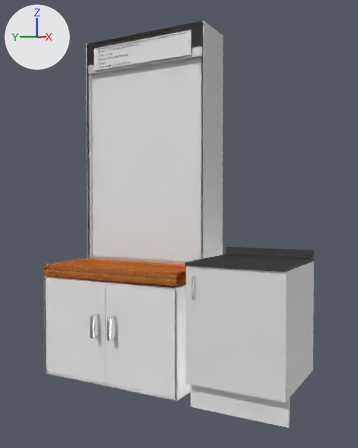
The Blender file SecuenciaLabSimulator/Assets/Prefabs/V0.1 - Aparato Control Secuencial.blend as it was, and as the next commit left it.
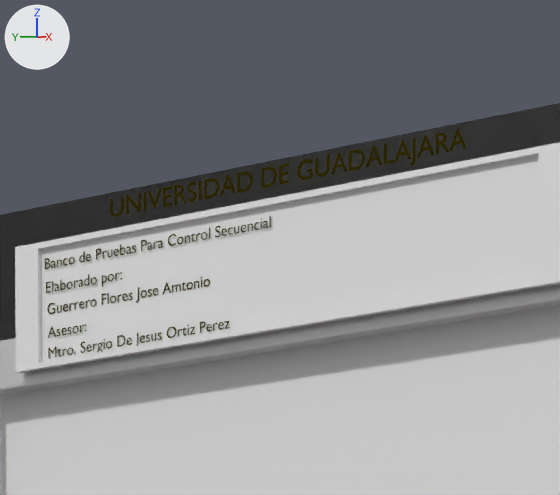
There are two pictures of each version: one whole from a camera (50 mm lens) standing at (-19.42, -11.97, 7.35) and looking at (-1.51, -2.25, 6.72), one close up on the part from 25% to 53% of the width and 1% to 21% of the height. Every picture has the same lights, and +X, +Y and +Z are marked at upper left.

Objects in the first close-up: 'Asesor', 'Cube', 'ElaboradoPor', 'NombreAsesor', 'NombreElaborado', 'NombreMaquina', 'ParedFrontalSuperior', 'ParteSuperiorMaquina', 'UDG'.
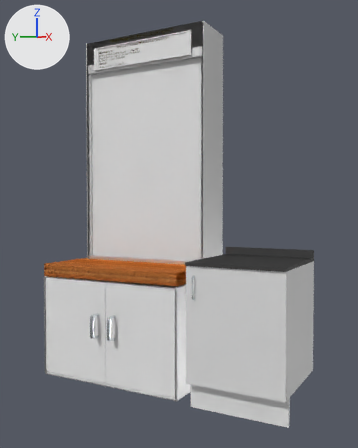
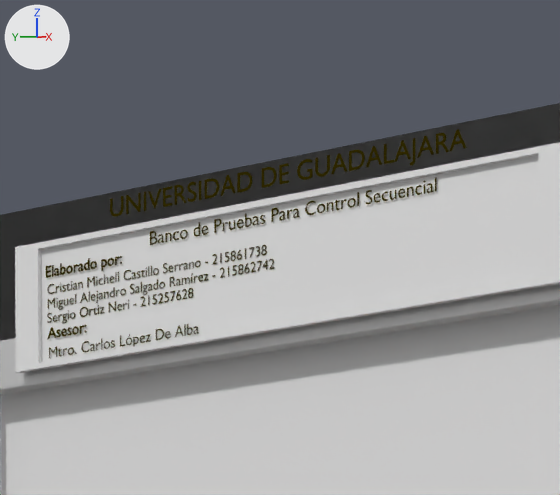
What changed in the scene script:
```text
Change txt_text_002:
    add txt_text_002.offset = 0.02
Change txt_text_005:
    txt_text_005.body: 'Mtro. Sergio De Jesus Ortiz Perez' -> 'Mtro. Carlos López De Alba'
Change txt_text_003:
    txt_text_003.body: 'Guerrero Flores Jose Amtonio' -> 'Cristian Michell Castillo Serrano - 215861738\nMiguel Alejandro Salgado Ramírez - 215862742\nSergio Ortiz Neri - 215257628\n'
    remove txt_text_003.align_x = 'CENTER'
    add txt_text_003.size = 0.9
Change txt_text_001:
    add txt_text_001.size = 1.2
Change ob_asesor:
    ob_asesor.location: (-1.022, 1.95, 13.917) -> (-1.022, 1.95, 13.911)
Change ob_elaboradopor:
    ob_elaboradopor.location: (-1.022, 1.787, 14.277) -> (-1.022, 1.787, 14.401)
Change ob_nombreasesor:
    ob_nombreasesor.location: (-1.022, 1.268, 13.753) -> (-1.022, 1.409, 13.753)
Change ob_nombreelaborado:
    ob_nombreelaborado.location: (-1.014, 1.367, 14.107) -> (-1.014, 2.158, 14.267)
Change ob_nombremaquina:
    ob_nombremaquina.location: (-1.022, 1.092, 14.467) -> (-1.022, -0.156, 14.503)
```

Pixel boxes (x1, y1, x2, y2) of what changed, in the close-ups (560 x 495 px):
'NombreElaborado', text changed, moved: before (47, 277, 210, 314); after (47, 245, 274, 323)
'NombreMaquina', reshaped, moved (27% wider, 28% taller): before (45, 216, 271, 269); after (150, 177, 437, 245)
'NombreAsesor', text changed, moved: before (48, 321, 230, 359); after (49, 324, 199, 358)
'ElaboradoPor', reshaped, moved: before (46, 272, 122, 293); after (46, 256, 122, 278)
'Asesor', moved: before (48, 324, 86, 338); after (48, 325, 87, 339)
